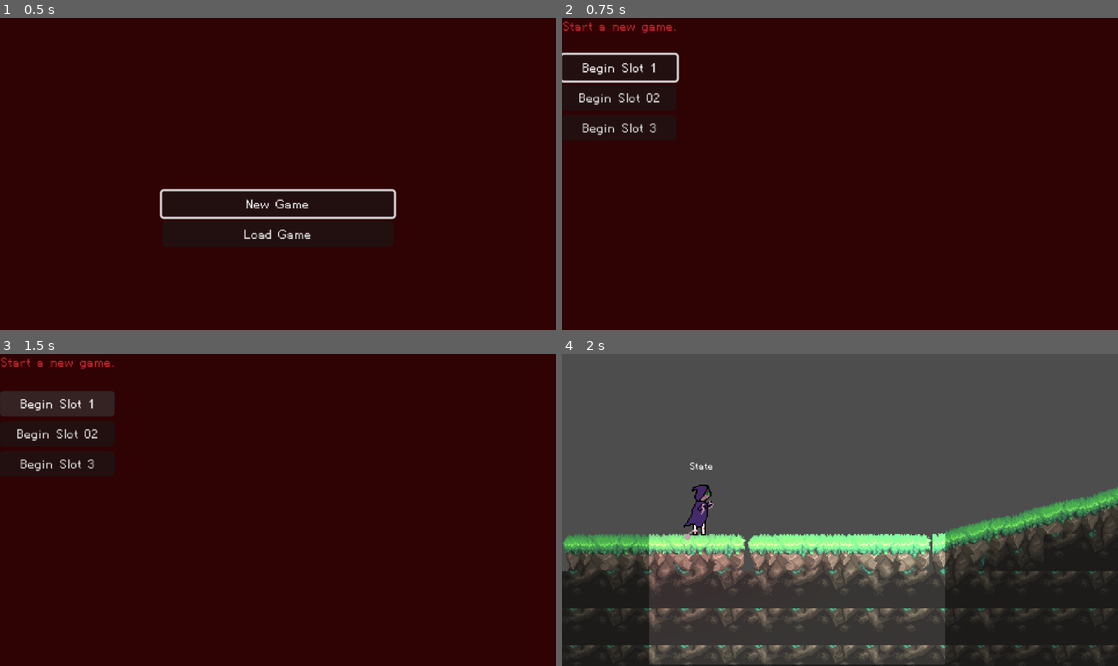
Above: before the commit, frames 1-4 (two rows, left to right).
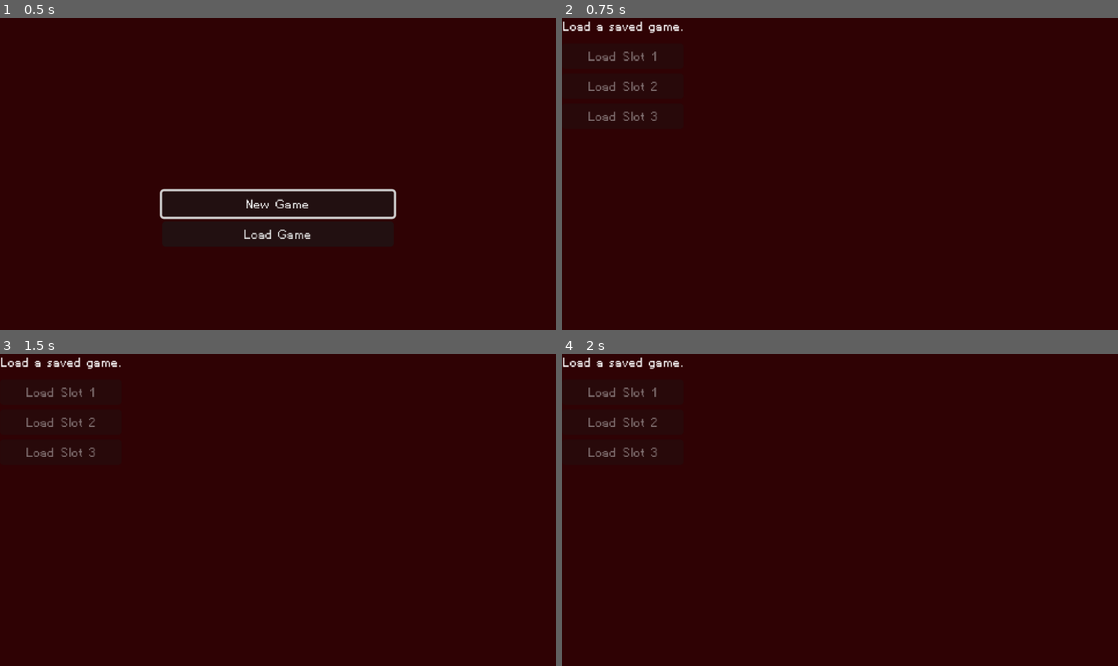
Above: after the commit, the same moments.

Repository: katfishkatfishing/Deathwish
Game: Godot game, scene res://title_screen/title_screen.tscn
Two runs of this game, one before a commit and one after it. Both use one fixed random seed, a clock stepped at 60 frames per second and the inputs below. This scene is started directly instead of the project's main scene.
Inputs (mouse positions are in pixels of both pictures, inside the frame that each line leads up to):
- Up to frame 1 (0.5 s): no input
- Up to frame 2 (0.75 s): click "Load Game" at 0.5 s
- Up to frame 3 (1.5 s): click (55, 403) at 1.25 s, where only the run before the commit has a clickable "Begin Slot 1"
- Up to frame 4 (2 s): no input

Frame 1 is identical in both runs. In frame 2, 1.8% of the frame differs, in the area x 0-22%, y 1-38%; in frame 3, 2.6%; in frame 4, 100%, in the area x 0-100%, y 0-100%.
Error before the commit: Parse Error: Preload file "res://player/debug_jump_indicator.tscn" does not exist. (res://entities/player/scripts/player.gd:11)

Commit message:
fix game crashing bugs, fix hud, fix player spawning, fix new game, load game still broken

Diff:
--- a/00_global/player_hud/player_hud.gd
+++ b/00_global/player_hud/player_hud.gd
@@ -6,6 +6,7 @@
 func _ready() -> void:
 	#connect to the message bus
 	Messages.player_health_changed.connect(update_health_bar)
+	SceneManager.load_scene_finished.connect(update_visibility)
 
 	#fetch initial values if player is alr loaded
 	var player = get_tree()	.get_first_node_in_group("player")
@@ -20,3 +21,9 @@
 
 	#expand frame when max hp increase
 	hp_margin_container.size.x = max_hp + 22.0
+
+func update_visibility() -> void:
+	var player = get_tree().get_first_node_in_group("player")
+	visible = player != null
+	if player:
+		update_health_bar(player.hp, player.max_hp)
--- a/00_global/player_hud/player_hud.tscn
+++ b/00_global/player_hud/player_hud.tscn
@@ -1,21 +1,9 @@
 [gd_scene format=3 uid="uid://665xg2j52hd3"]
 
 [ext_resource type="Script" uid="uid://ommnwkrqe3m4" path="res://00_global/player_hud/player_hud.gd" id="1_hv14i"]
-
-[sub_resource type="Gradient" id="Gradient_vb1bs"]
-colors = PackedColorArray(0, 0, 0, 1, 0, 0, 0, 1)
-
-[sub_resource type="GradientTexture2D" id="GradientTexture2D_g4v7s"]
-gradient = SubResource("Gradient_vb1bs")
-height = 6
-
-[sub_resource type="Gradient" id="Gradient_26715"]
-offsets = PackedFloat32Array(0, 0.99734044, 1)
-colors = PackedColorArray(0.7529412, 0, 0, 1, 0.7529412, 0, 0, 1, 0.7529412, 0, 0, 1)
-
-[sub_resource type="GradientTexture2D" id="GradientTexture2D_yf5fn"]
-gradient = SubResource("Gradient_26715")
-height = 6
+[ext_resource type="Texture2D" uid="uid://dtwvmqrlb5wsa" path="res://assets/hud/underbar3.png" id="2_tdgrf"]
+[ext_resource type="Texture2D" uid="uid://bp6hxcjgovp7t" path="res://assets/hud/mbarover.png" id="3_4jtec"]
+[ext_resource type="Texture2D" uid="uid://kieggv6ve75b" path="res://assets/hud/mbarprogress.png" id="4_maesk"]
 
 [node name="PlayerHUD" type="CanvasLayer" unique_id=139045651]
 process_mode = 3
@@ -59,5 +47,6 @@
 grow_horizontal = 2
 grow_vertical = 2
 value = 100.0
-texture_under = SubResource("GradientTexture2D_g4v7s")
-texture_progress = SubResource("GradientTexture2D_yf5fn")
+texture_under = ExtResource("2_tdgrf")
+texture_over = ExtResource("3_4jtec")
+texture_progress = ExtResource("4_maesk")
--- a/00_global/save_manager.gd
+++ b/00_global/save_manager.gd
@@ -1,6 +1,6 @@
 extends Node
 
-const SLOTS: Array[String] = ["save_01", "save_02,", "save_03"]
+const SLOTS: Array[String] = ["save_01", "save_02", "save_03"]
 
 var current_slot: int = 0
 var save_data: Dictionary = {}
@@ -8,6 +8,9 @@
 var persistent_data: Dictionary = {}
 
 var new_game_scene: String = "res://levels/00_dungeon/01.tscn"
+
+func _ready() -> void:
+	SceneManager.scene_entered.connect(on_scene_entered)
 
 func _unhandled_key_input(event: InputEvent) -> void:
 	if event is InputEventKey and event.pressed:
@@ -24,7 +27,7 @@
 			current_slot = 2
 
 func get_file_name(slot: int = current_slot) -> String:
-	return "user://" + SLOTS[current_slot] + ".sav"
+	return "user://" + SLOTS[slot] + ".sav"
 
 func save_file_exists(slot: int) -> bool:
 	return FileAccess.file_exists(get_file_name(slot))
@@ -37,12 +40,10 @@
 
 	save_data = {
 		"scene_path": new_game_scene,
-		"x": 60.0,
-		"y": 230.0,
 		"hp": 100.0,
 		"max_hp": 100.0,
 		"dash": false,
-		"dounle_jump": false,
+		"double_jump": false,
 		"ground_slam": false,
 		"discovered_areas": discovered_areas,
 		"persistent_data": persistent_data
@@ -58,7 +59,7 @@
 	save_data = {
 		"scene_path": SceneManager.current_scene_uid,
 		"x": player.global_position.x,
-		"y": player.global_position_y,
+		"y": player.global_position.y,
 		"hp": player.hp,
 		"max_hp": player.max_hp,
 		"dash": player.dash,
@@ -76,6 +77,7 @@
 		save_file.store_line(json_string)
 
 func load_game(slot: int = current_slot) -> void:
+	current_slot = slot
 	if not FileAccess.file_exists(get_file_name()):
 		return
 
@@ -84,7 +86,10 @@
 		return
 
 	var json_string: String = save_file.get_line()
-	save_data = JSON.parse_string(json_string)
+	var parsed = JSON.parse_string(json_string)
+	if not parsed is Dictionary:
+		return
+	save_data = parsed
 
 	persistent_data = save_data.get("persistent_data", {})
 	discovered_areas = save_data.get("discovered_areas", [])
@@ -97,18 +102,30 @@
 
 func setup_player() -> void:
 	var player: Player = null
+
 	while player == null:
 		await get_tree().process_frame
 		player = get_tree().get_first_node_in_group("player")
 
-		player.max_hp = save_data.get("max_hp", 100.0)
-		player.hp = save_data.get("hp", 100.0)
+	player.max_hp = save_data.get("max_hp", 100.0)
+	player.hp = save_data.get("hp", 100.0)
 
-		player.dash = save_data.get("dash", false)
-		player.double_jump = save_data.get("double_jump", false)
-		player.ground_slam = save_data.get("ground_slam", false)
+	player.dash = save_data.get("dash", false)
+	player.double_jump = save_data.get("double_jump", false)
+	player.ground_slam = save_data.get("ground_slam", false)
 
+	if save_data.has("x") and save_data.has("y"):
 		player.global_position = Vector2(
-			save_data.get("x", 0.0),
-			save_data.get("y", 0.0)
+			save_data.get["x"],
+			save_data.get["y"]
 		)
+
+func on_scene_entered(scene_uid: String) -> void:
+	if not discovered_areas.has(scene_uid):
+		discovered_areas.append(scene_uid)
+
+func set_persistent_value(key: String, value: Variant) -> void:
+	persistent_data[key] = value
+
+func get_persistent_value(key: String, default: Variant = null) -> Variant:
+	return persistent_data.get(key, default)
--- a/00_global/scene_manager/scene_manager.gd
+++ b/00_global/scene_manager/scene_manager.gd
@@ -12,6 +12,8 @@
 	fade.visible = false
 	#load before signal completion
 	await get_tree().process_frame
+	if get_tree().current_scene:
+		current_scene_uid = ResourceUID.path_to_uid(get_tree().current_scene.scene_file_path)
 	load_scene_finished.emit()
 
 func transition_scene(new_scene: String, target_area:String, player_offset: Vector2, dir: String) -> void:
--- /dev/null
+++ b/board.tscn
@@ -0,0 +1,18 @@
+[gd_scene format=3 uid="uid://uno6ivm373de"]
+
+[ext_resource type="Texture2D" uid="uid://bf8cc6euoxfx5" path="res://levels/tile_sets/sprites/temp.png" id="1_p0ybc"]
+
+[sub_resource type="RectangleShape2D" id="RectangleShape2D_yf5fn"]
+size = Vector2(126, 9)
+
+[node name="Board" type="StaticBody2D" unique_id=1611803951]
+
+[node name="Sprite2D" type="Sprite2D" parent="." unique_id=2099603589]
+texture = ExtResource("1_p0ybc")
+region_enabled = true
+region_rect = Rect2(513, 192, 126, 14)
+
+[node name="CollisionShape2D" type="CollisionShape2D" parent="." unique_id=1201605728]
+position = Vector2(0, 2.5)
+shape = SubResource("RectangleShape2D_yf5fn")
+one_way_collision = true
--- a/entities/player/player.tscn
+++ b/entities/player/player.tscn
@@ -2,7 +2,7 @@
 
 [ext_resource type="Script" uid="uid://c1ag7qpsli2np" path="res://entities/player/scripts/player.gd" id="1_oul6g"]
 [ext_resource type="Script" uid="uid://cgepdvl2o88bw" path="res://entities/player/states/player_states_idle.gd" id="2_g1dw6"]
-[ext_resource type="Texture2D" uid="uid://dhxmtl34w4vm0" path="res://Assets/sprites/player.png" id="2_rgyib"]
+[ext_resource type="Texture2D" uid="uid://dhxmtl34w4vm0" path="res://assets/sprites/player.png" id="2_rgyib"]
 [ext_resource type="Script" uid="uid://cbfde3s8ds3fv" path="res://entities/player/states/player_state_run.gd" id="3_yw30f"]
 [ext_resource type="Script" uid="uid://bn2y73e4nnlv1" path="res://entities/player/states/player_state_jump.gd" id="4_yw30f"]
 [ext_resource type="Script" uid="uid://dfqa4sgorvh51" path="res://entities/player/states/player_state_fall.gd" id="5_qjkh3"]
@@ -377,3 +377,5 @@
 [node name="InputHints" type="Node2D" parent="." unique_id=385045702]
 position = Vector2(0, -67)
 script = ExtResource("7_boad6")
+
+[node name="Camera2D" type="Camera2D" parent="." unique_id=921406746]
--- a/entities/player/scripts/player.gd
+++ b/entities/player/scripts/player.gd
@@ -8,7 +8,7 @@
 @onready var move_speed: float = 150.0
 @onready var max_fall_velocity: float = 600.0
 
-const DEBUG_JUMP_INDICATOR = preload("res://player/debug_jump_indicator.tscn")
+const DEBUG_JUMP_INDICATOR = preload("res://entities/player/debug_jump_indicator.tscn")
 
 # state machine variables
 var states: Array[PlayerState] = []
@@ -38,7 +38,7 @@
 var hp: float = 100.0:
 	set(value):
 		hp = clampf(value, 0.0, max_hp)
-		Messages.player_health_changed_emit(hp, max_hp)
+		Messages.player_health_changed.emit(hp, max_hp)
 
 var max_hp: float = 100.0:
 	set(value):
--- a/general/player_spawn/player_spawn.gd
+++ b/general/player_spawn/player_spawn.gd
@@ -15,7 +15,7 @@
 
 func spawn_player() -> void:
 	#load in player
-	var player_scene: PackedScene = load("res://player/player.tscn")
+	var player_scene: PackedScene = load("res://entities/player/player.tscn")
 	var player_instance = player_scene.instantiate()
 
 	#add player to root
--- a/levels/00_dungeon/01.tscn
+++ b/levels/00_dungeon/01.tscn
@@ -4,7 +4,6 @@
 [ext_resource type="PackedScene" uid="uid://cshkjakbtvv5g" path="res://general/player_spawn/player_spawn.tscn" id="3_7y5fl"]
 [ext_resource type="Script" uid="uid://bid4d1kawtgew" path="res://general/scripts/level_bounds.gd" id="3_x0ng3"]
 [ext_resource type="PackedScene" uid="uid://ctot0ypsnyynv" path="res://general/save_point/save_point.tscn" id="4_7y5fl"]
-[ext_resource type="PackedScene" uid="uid://bkqu31cujx45k" path="res://entities/player/player.tscn" id="5_tv0vo"]
 
 [node name="01" type="Node2D" unique_id=477144091]
 
@@ -24,13 +23,7 @@
 metadata/_custom_type_script = "uid://bid4d1kawtgew"
 
 [node name="PlayerSpawn" parent="." unique_id=1297226535 instance=ExtResource("3_7y5fl")]
-position = Vector2(203, 145)
+position = Vector2(70, 100)
 
 [node name="SavePoint" parent="." unique_id=1307582332 instance=ExtResource("4_7y5fl")]
-position = Vector2(203, 145)
-
-[node name="Player" parent="." unique_id=1882587580 instance=ExtResource("5_tv0vo")]
-position = Vector2(119, 161)
-
-[node name="Camera2D" type="Camera2D" parent="." unique_id=1834712633]
-position = Vector2(119, 139)
+position = Vector2(735, 50)
--- a/levels/tile_sets/dungeon.tres
+++ b/levels/tile_sets/dungeon.tres
@@ -1,6 +1,6 @@
 [gd_resource type="TileSet" format=3 uid="uid://gc3esoxw5p0o"]
 
-[ext_resource type="Texture2D" uid="uid://cnlagub7ypglh" path="res://Assets/sprites/temp.png" id="1_odr6y"]
+[ext_resource type="Texture2D" uid="uid://cnlagub7ypglh" path="res://assets/sprites/temp.png" id="1_odr6y"]
 
 [sub_resource type="TileSetAtlasSource" id="TileSetAtlasSource_eya6i"]
 texture = ExtResource("1_odr6y")
--- /dev/null
+++ b/platform.tscn
@@ -0,0 +1,18 @@
+[gd_scene format=3 uid="uid://c2olgfmhis6fm"]
+
+[ext_resource type="Texture2D" uid="uid://bf8cc6euoxfx5" path="res://levels/tile_sets/sprites/temp.png" id="1_mi635"]
+
+[sub_resource type="RectangleShape2D" id="RectangleShape2D_g4v7s"]
+size = Vector2(80, 18)
+
+[node name="AnimatableBody2D" type="AnimatableBody2D" unique_id=739227173]
+
+[node name="Sprite2D" type="Sprite2D" parent="." unique_id=747200113]
+texture = ExtResource("1_mi635")
+region_enabled = true
+region_rect = Rect2(537, 352, 80, 22)
+
+[node name="CollisionShape2D" type="CollisionShape2D" parent="." unique_id=1496769026]
+position = Vector2(0, 2)
+shape = SubResource("RectangleShape2D_g4v7s")
+one_way_collision = true
--- a/project.godot
+++ b/project.godot
@@ -13,6 +13,7 @@
 config/name="Death Wish"
 run/main_scene="uid://yj481irps2fd"
 config/features=PackedStringArray("4.7", "Forward Plus")
+config/icon="res://icon.svg"
 
 [autoload]
 
@@ -21,7 +22,7 @@
 SceneManager="*uid://whc6lxnf1ykb"
 SaveManager="*uid://c1avs2kogjigk"
 Messages="*uid://cpnhoaxsh61vy"
-PlayerHud="*uid://ommnwkrqe3m4"
+PlayerHud="*uid://665xg2j52hd3"
 
 [display]
 
--- a/title_screen/title_screen.gd
+++ b/title_screen/title_screen.gd
@@ -64,8 +64,8 @@
 
 func show_load_game_menu() -> void:
 	main_menu.visible = false
-	new_game_menu.visible = true
-	load_game_menu.visible = false
+	new_game_menu.visible = false
+	load_game_menu.visible = true
 	new_slot_01.grab_focus()
 
 	load_slot_01.disabled = not SaveManager.save_file_exists(0)
Not shown, changed: Assets/Character/slime_green.png.import
Not shown, changed: Assets/Tiles/Dungeon Tile Set.png.import
Not shown, changed: Assets/godot asset/brackeys_platformer_assets/brackeys_platformer_assets/fonts/PixelOperator8-Bold.ttf.import
Not shown, changed: Assets/godot asset/brackeys_platformer_assets/brackeys_platformer_assets/fonts/PixelOperator8.ttf.import
Not shown, changed: Assets/godot asset/brackeys_platformer_assets/brackeys_platformer_assets/music/time_for_adventure.mp3.import
Not shown, changed: Assets/godot asset/brackeys_platformer_assets/brackeys_platformer_assets/sounds/coin.wav.import
Not shown, changed: Assets/godot asset/brackeys_platformer_assets/brackeys_platformer_assets/sounds/explosion.wav.import
Not shown, changed: Assets/godot asset/brackeys_platformer_assets/brackeys_platformer_assets/sounds/hurt.wav.import
Not shown, changed: Assets/godot asset/brackeys_platformer_assets/brackeys_platformer_assets/sounds/jump.wav.import
Not shown, changed: Assets/godot asset/brackeys_platformer_assets/brackeys_platformer_assets/sounds/power_up.wav.import
Not shown, changed: Assets/godot asset/brackeys_platformer_assets/brackeys_platformer_assets/sounds/tap.wav.import
Not shown, changed: Assets/godot asset/brackeys_platformer_assets/brackeys_platformer_assets/sprites/coin.png.import
(and 32 more such lines)
